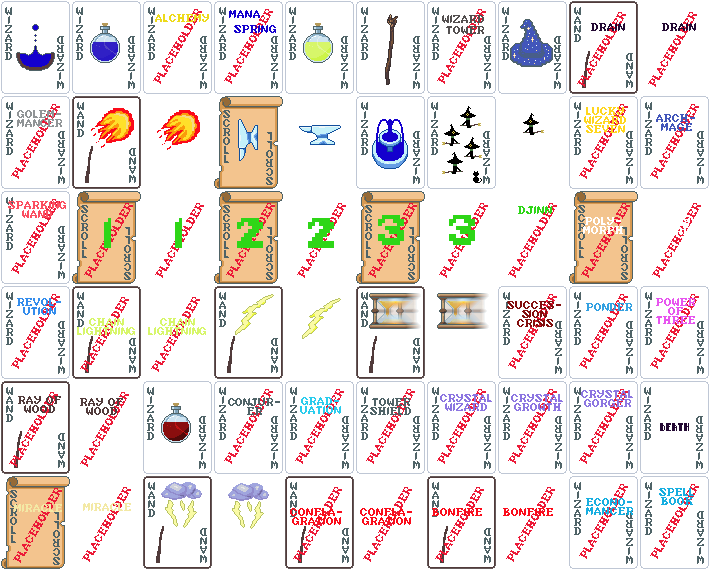
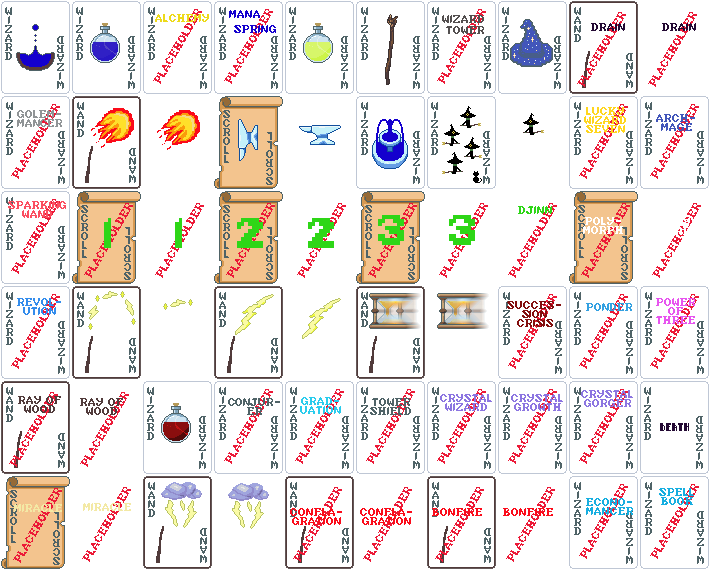
Revision of a layered 710 x 570 image; what changed, layer by layer:
removed group "Chain Lightning spell" (2 layers) over (148, 297, 206, 372)
removed layer "CHAIN ... #1" from group "Chain Lightning spell" over (148, 318, 206, 335)
renamed "Placeholder #4" to "Chain Lightning spell", moved it out of group "Chain Lightning spell", painted on it over (151, 297, 200, 372)
renamed "CHAIN ..." to "chain lightning art", painted on it over (77, 291, 136, 335)
removed layer "Placeholder #3" from group "Wand of Chain Lightning" over (80, 297, 129, 372)
